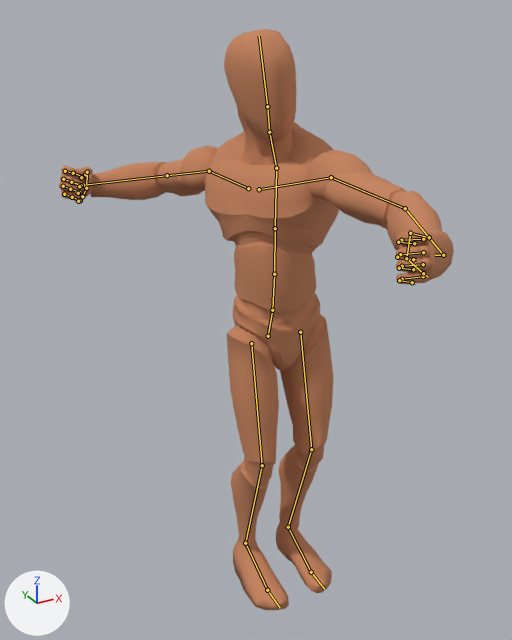
The Blender file rigs/human/animation-human-bow-pull-hold.blend as it was, and as the next commit left it.
Before and after are seen from a 50 mm camera at (-1.026, -1.734, 1.853) aimed at (-0.104, -0.057, 1.015). Arrows for +X, +Y and +Z are at lower left; the lights stay in place. The picture after the commit comes second. Both versions are drawn at frame 6 of the action 'Bow Pull Hold'; the numbers are the values there. The bones that change, and the others that lie on the model, are drawn over the model as lines.

Objects in the first picture: 'Mannequin.001'.
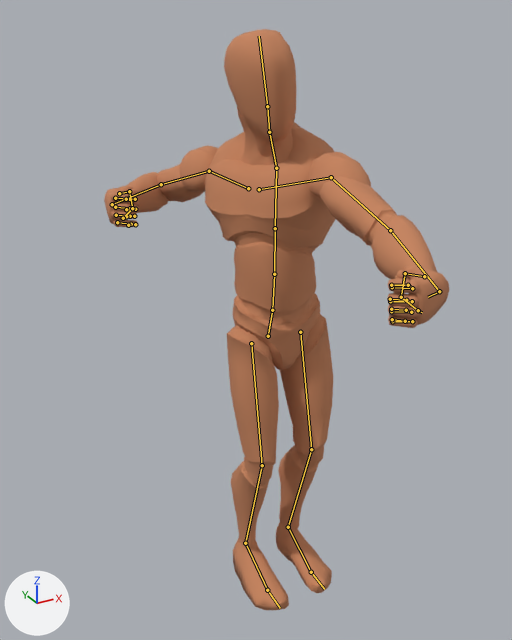
Location of each change, (x1, y1, x2, y2) in pixels of the pictures (512 x 640 px):
```json
{"object": "Mannequin.001", "change": "posed", "before": [59, 29, 454, 610], "after": [104, 29, 449, 610], "on screen": "13% narrower"}
```

Scene script edits in JSON lines:
```json
{"block": "bone_ctrl_arm_l", "where": "bone_ctrl_arm_l = bpy.data.objects['Armature'].pose.bones['CTRL_Arm_L']  # child of 'DRV_root'"}
{"op": "set", "path": "bone_ctrl_arm_l.location", "old": "(0.057, -0.786, -0.784)", "new": "(0.136, -0.786, -0.783)"}
{"op": "set", "path": "bone_ctrl_arm_l.rotation_quaternion", "old": "(0.087, 0.747, 0.617, -0.234)", "new": "(0.108, 0.71, 0.684, -0.131)", "note": "degrees (10, 153, -98) -> degrees (2, 161, -92)"}
{"block": "bone_ctrl_arm_r", "where": "bone_ctrl_arm_r = bpy.data.objects['Armature'].pose.bones['CTRL_Arm_R']  # child of 'DRV_root'"}
{"op": "set", "path": "bone_ctrl_arm_r.location", "old": "(-0.132, 0.533, -0.35)", "new": "(-0.132, 0.242, -0.353)"}
{"op": "set", "path": "bone_ctrl_arm_r.rotation_quaternion", "old": "(0.628, 0.359, -0.113, 0.681)", "new": "(0.522, 0.482, -0.404, 0.576)", "note": "degrees (23, -39, 87) -> degrees (10, -78, 87)"}
```
